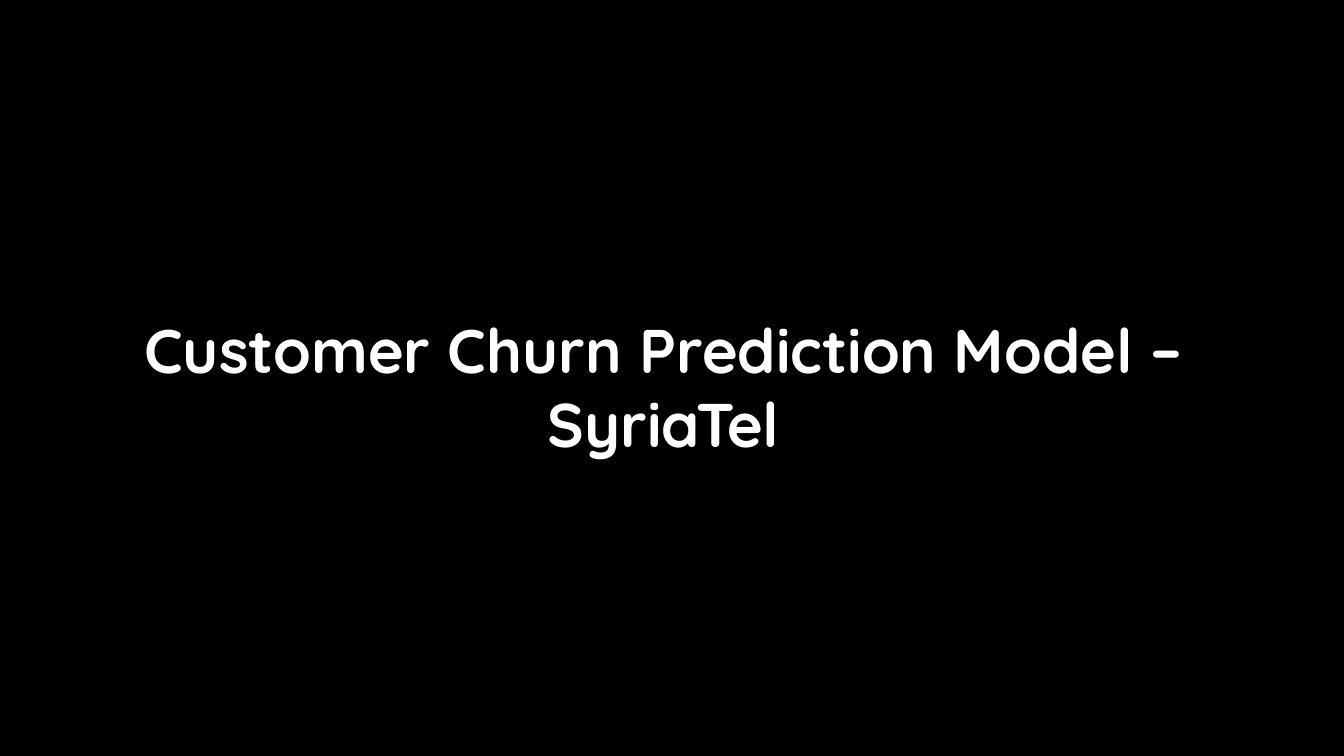
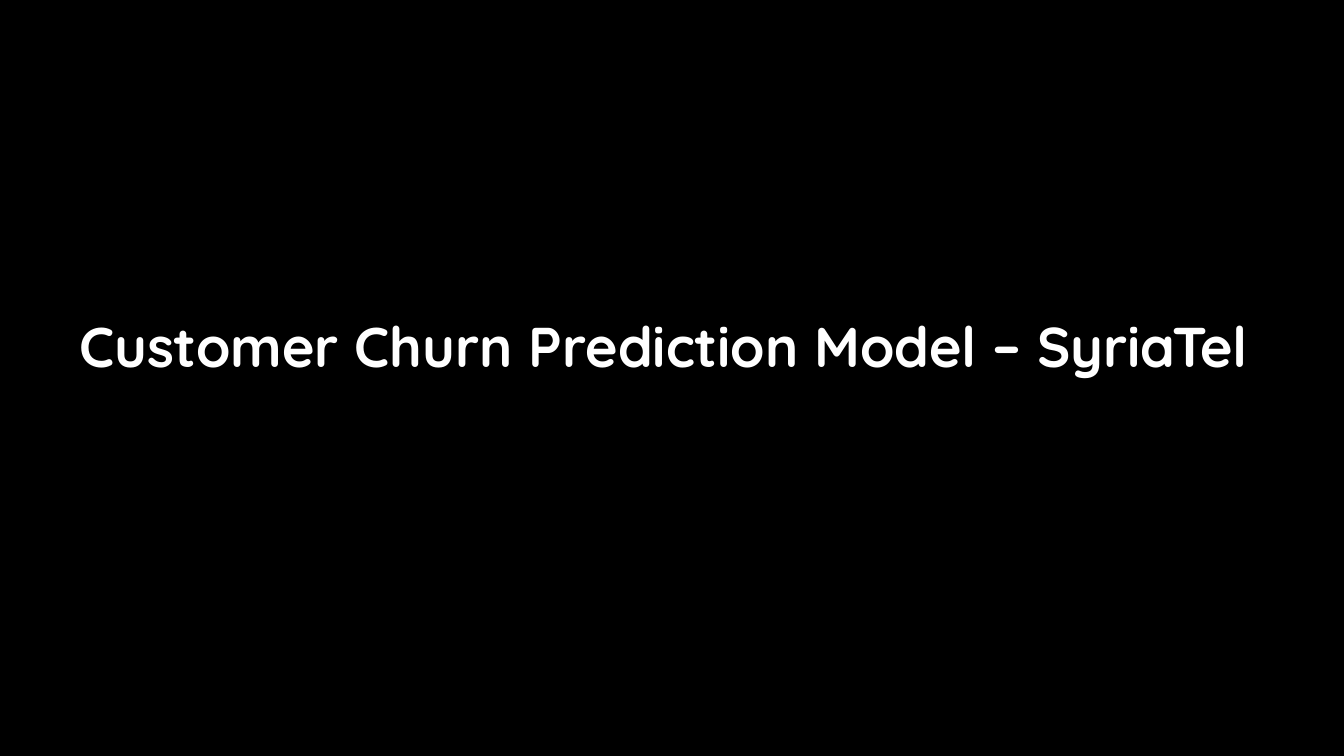
Before and after one commit to Kelvin-Shilisia/syriatel-churn-classifier, a slide deck: slide 1 of Churn Prediction in Telecom.pptx. Drawn at 1344x756 pixels with LibreOffice and Linux fonts; fonts in the diff are those of the drawing; background and template pictures are left out. Boxes give left, top, right and bottom in pixels: in the first picture for what was removed or moved away, otherwise in the second. Text is boxed around its words. In the diff, an @@ line names an element or a change of style, - is before the commit and + after.

```diff
--- a/Churn Prediction in Telecom.pptx
+++ b/Churn Prediction in Telecom.pptx
@@ text "Customer Churn Prediction Model – ..." at (x1=79, y1=325, x2=1248, y2=379): size 44 to 40 pt @@
```
Also in this commit, not shown: 1 other slide changed, 7 slides added, 3 slides removed.
